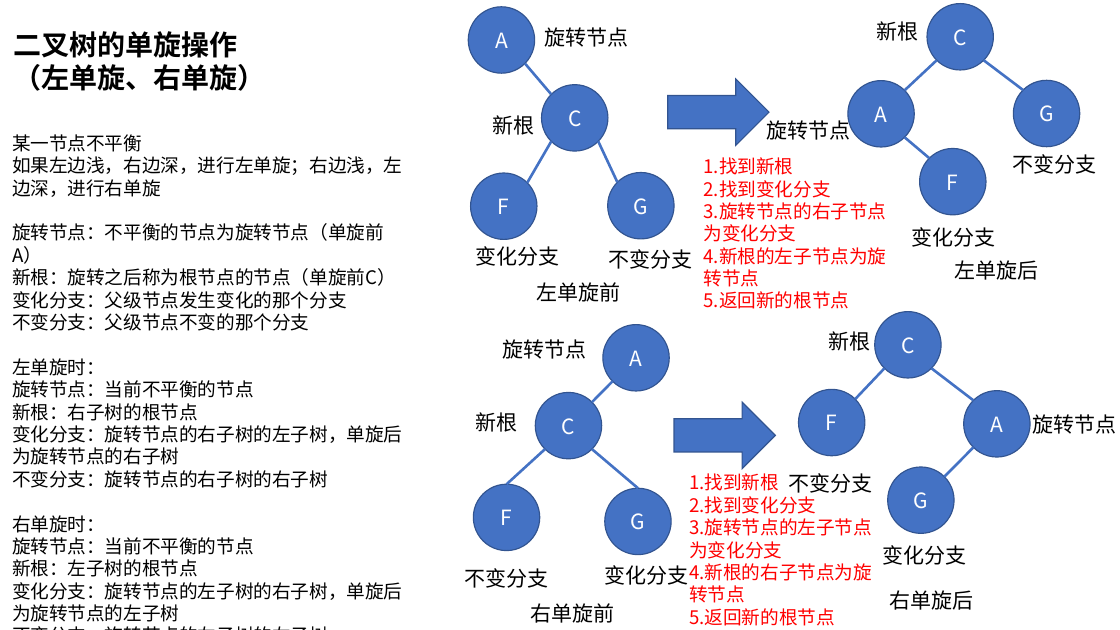
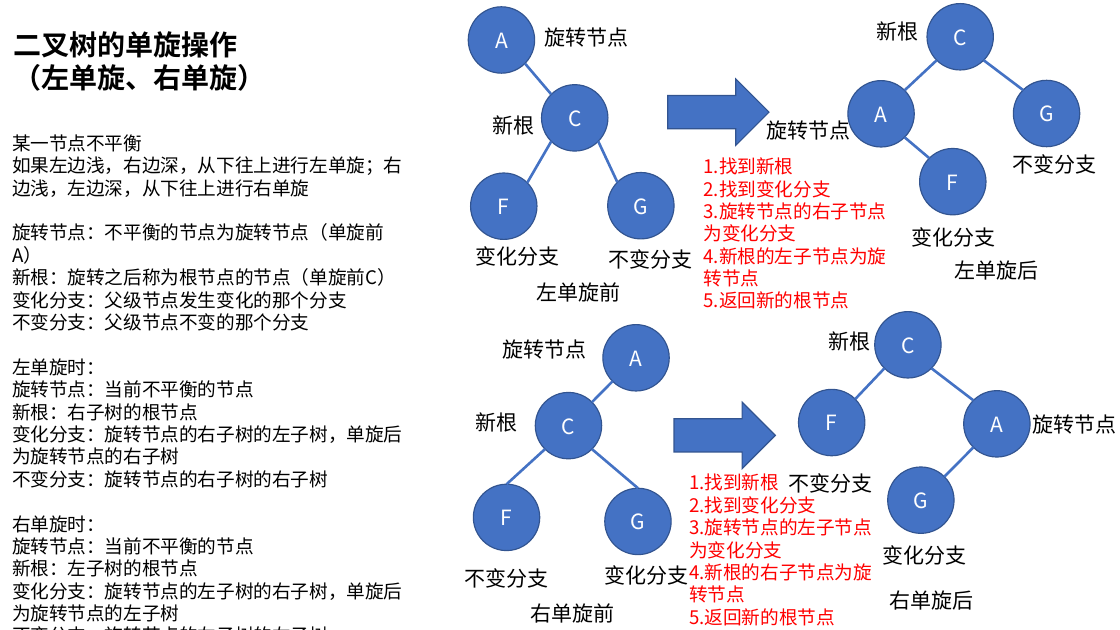
Before and after one commit to CDaLoong/AlgorithmToPractice, a slide deck: slide 7 of JavaScript语言/树相关/ppt/二叉树图形.pptx. Drawn at 1120x630 pixels with LibreOffice and Linux fonts; fonts in the diff are those of the drawing. Boxes give left, top, right and bottom in pixels: in the first picture for what was removed or moved away, otherwise in the second. Text is boxed around its words. In the diff, an @@ line names an element or a change of style, - is before the commit and + after.

```diff
--- a/JavaScript语言/树相关/ppt/二叉树图形.pptx
+++ b/JavaScript语言/树相关/ppt/二叉树图形.pptx
@@ text at (x1=12, y1=156, x2=403, y2=197): text changed @@
-如果左边浅，右边深，进行左单旋；右边浅，左边深，进行右单旋
+如果左边浅，右边深，从下往上进行左单旋；右边浅，左边深，从下往上进行右单旋
```
Also in this commit, not shown: 3 slides added, 3 other files.
